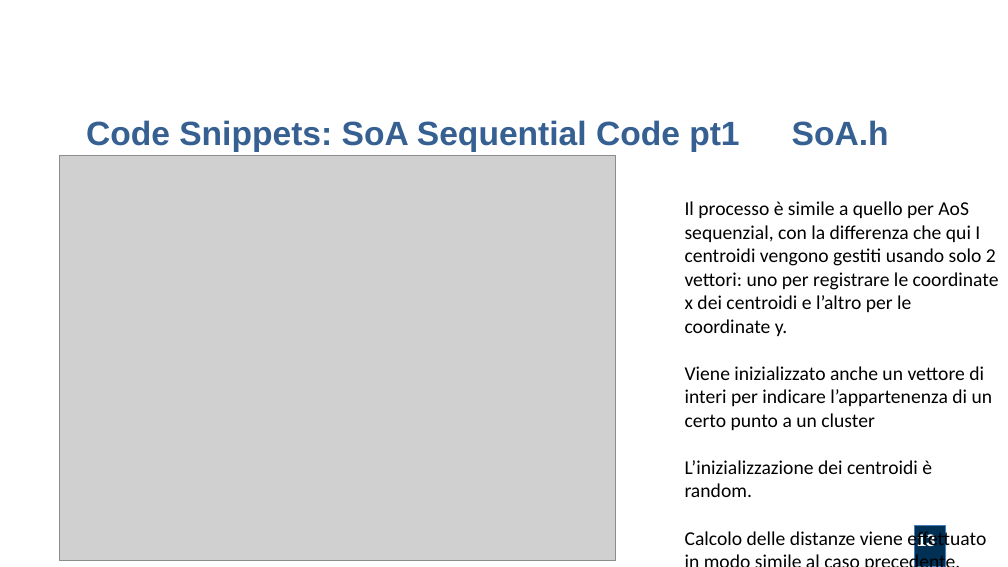
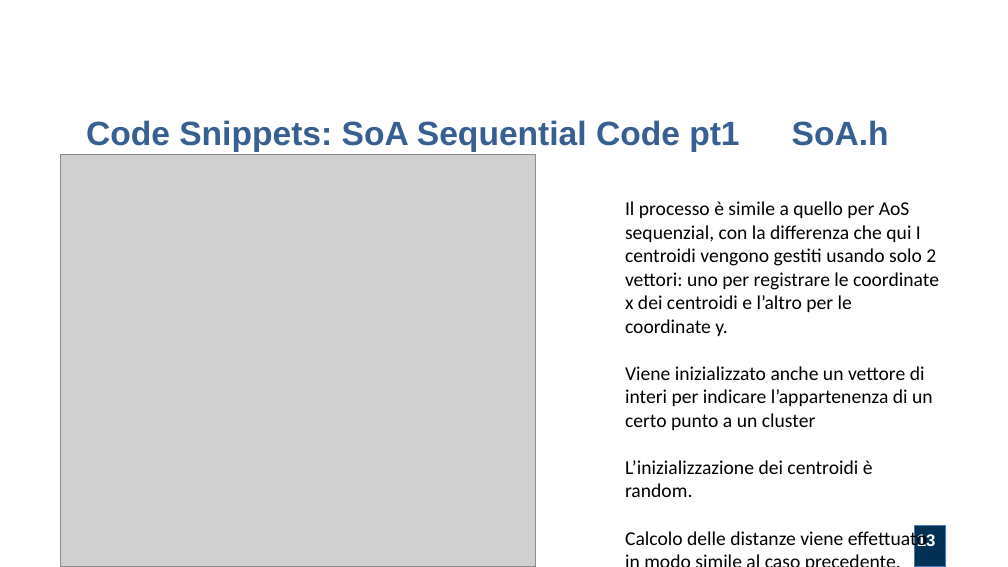
Before and after one commit to gianlu9911/MidTerm-Parallel-K-means, a slide deck: slide 13 of Midterm parallel Giuliani Gianluca.odp. Drawn at 1008x567 pixels with LibreOffice and Linux fonts; fonts in the diff are those of the drawing; grey boxes stand for pictures; background and template pictures are left out. Boxes give left, top, right and bottom in pixels: in the first picture for what was removed or moved away, otherwise in the second. Text is boxed around its words. In the diff, an @@ line names an element or a change of style, - is before the commit and + after.

```diff
--- a/Midterm parallel Giuliani Gianluca.odp
+++ b/Midterm parallel Giuliani Gianluca.odp
@@ picture: place and size @@
-picture at [59, 155, 615, 560]
+picture at [60, 155, 536, 567]
@@ text "Il processo è simile a ...": place and size @@
-text "Il processo è simile a ..." at [685, 201, 999, 550]
+text "Il processo è simile a ..." at [625, 201, 939, 550]
```
Also in this commit, not shown: 1 other slide changed.
